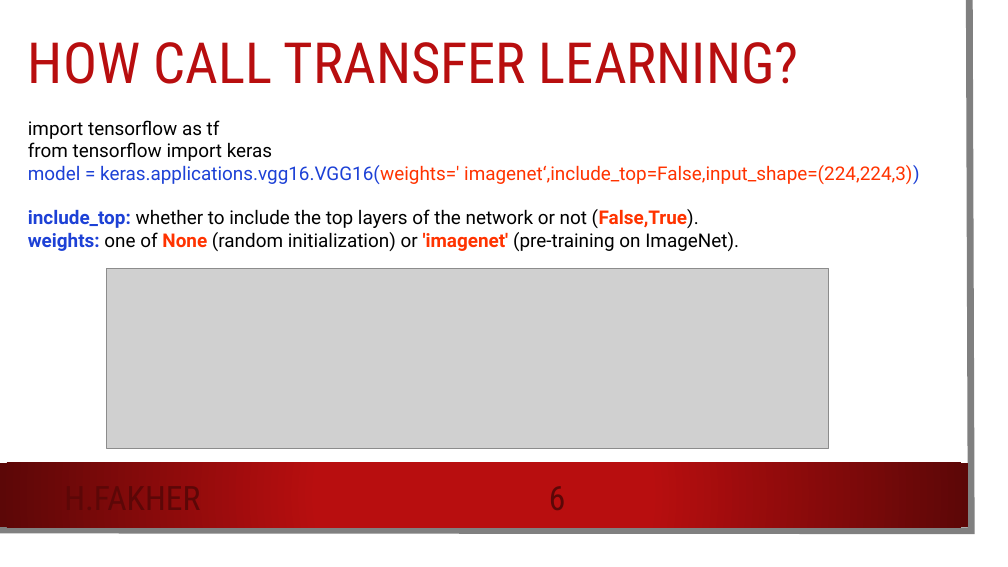
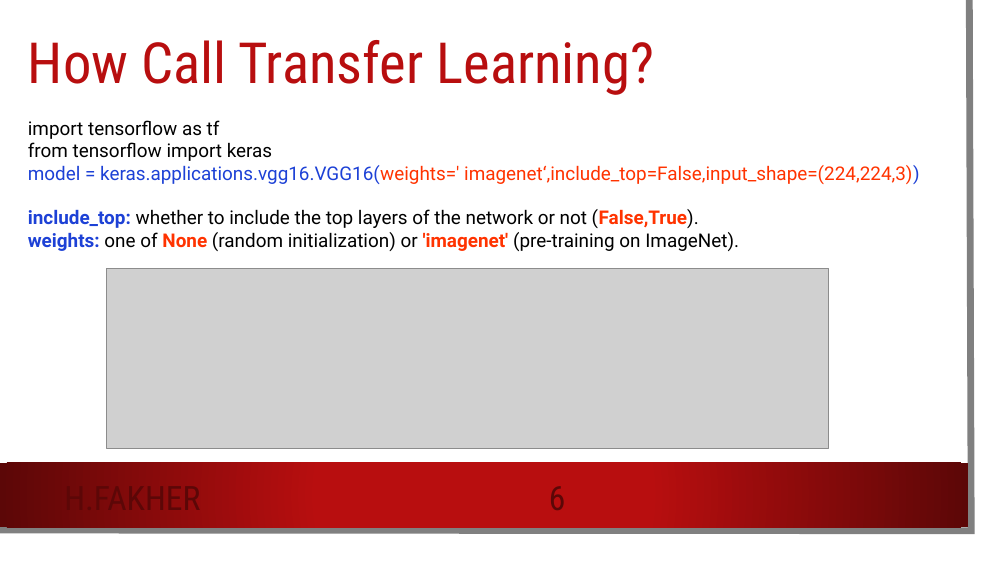
Before and after one commit to HossamFakher1/AI-Sessions, a slide deck: slide 6 of Session4/Session4.pptx. Drawn at 1008x567 pixels with LibreOffice and Linux fonts; fonts in the diff are those of the drawing; grey boxes stand for pictures; background and template pictures are left out. Boxes give left, top, right and bottom in pixels: in the first picture for what was removed or moved away, otherwise in the second. Text is boxed around its words. In the diff, an @@ line names an element or a change of style, - is before the commit and + after.

```diff
--- a/Session4/Session4.pptx
+++ b/Session4/Session4.pptx
@@ title at (28, 40, 655, 95): text changed @@
-HOW CALL TRANSFER LEARNING?
+How Call Transfer Learning?
```
Also in this commit, not shown: 5 other slides changed, 2 slides removed.
